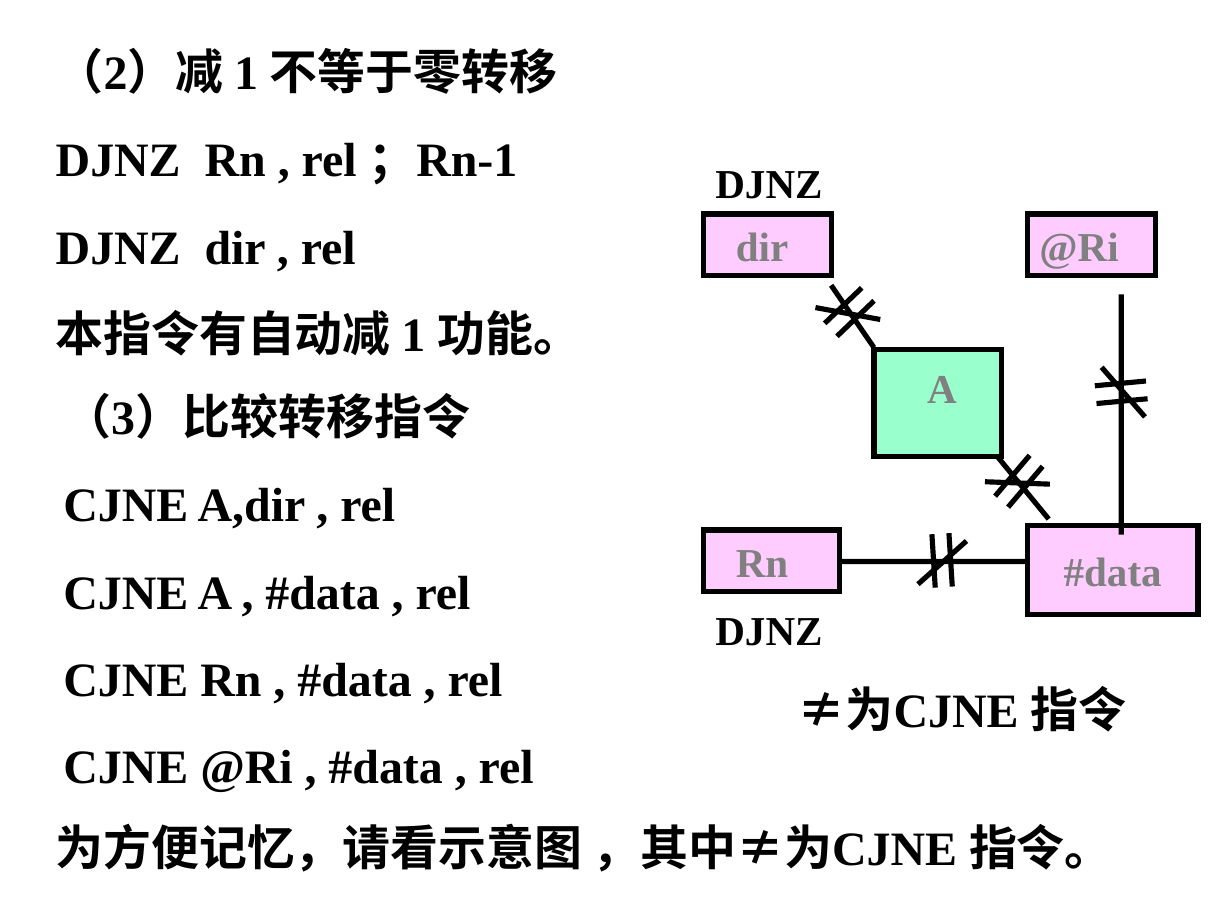
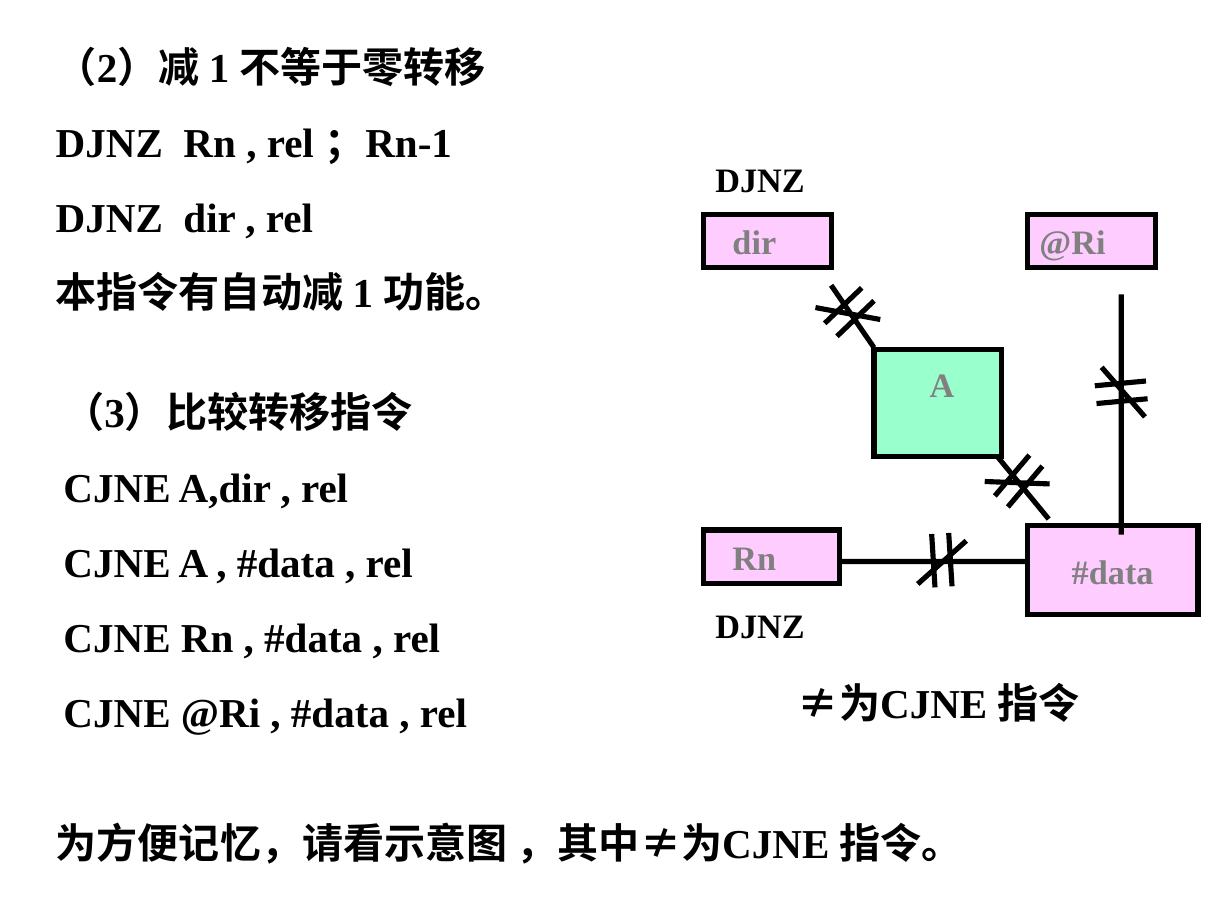
Before and after one commit to ZJWang9928/Own-Notes, a slide deck: slide 20 of 单片机课件/第2章+单片机指令系统-2.ppt. Drawn at 1232x924 pixels with LibreOffice and Linux fonts; fonts in the diff are those of the drawing. Boxes give left, top, right and bottom in pixels: in the first picture for what was removed or moved away, otherwise in the second. Text is boxed around its words. In the diff, an @@ line names an element or a change of style, - is before the commit and + after.

```diff
--- a/单片机课件/第2章+单片机指令系统-2.ppt
+++ b/单片机课件/第2章+单片机指令系统-2.ppt
@@ rectangle "dir": place and size @@
-rectangle "dir" at (703,214,832,276)
+rectangle "dir" at (703,214,832,269)
@@ rectangle "@Ri": place and size @@
-rectangle "@Ri" at (1027,214,1156,276)
+rectangle "@Ri" at (1027,214,1156,269)
@@ size 24 to 20 pt; less space between paragraphs in 6 elements at (715,615,804,639), (715,169,804,193), (703,530,840,584), (1027,214,1156,269), (703,214,832,269), (930,374,955,397) @@
@@ size 28 to 24 pt; less space between paragraphs in 4 elements at (56,822,963,864), (798,683,1080,722), (56,46,506,311), (63,391,467,734) @@
@@ rectangle "Rn": place and size @@
-rectangle "Rn" at (703,530,840,591)
+rectangle "Rn" at (703,530,840,584)
@@ rectangle "#data" at (1027,526,1199,615): size 24 to 20 pt @@
```
Also in this commit, not shown: 11 other slides changed, 17 other files.
